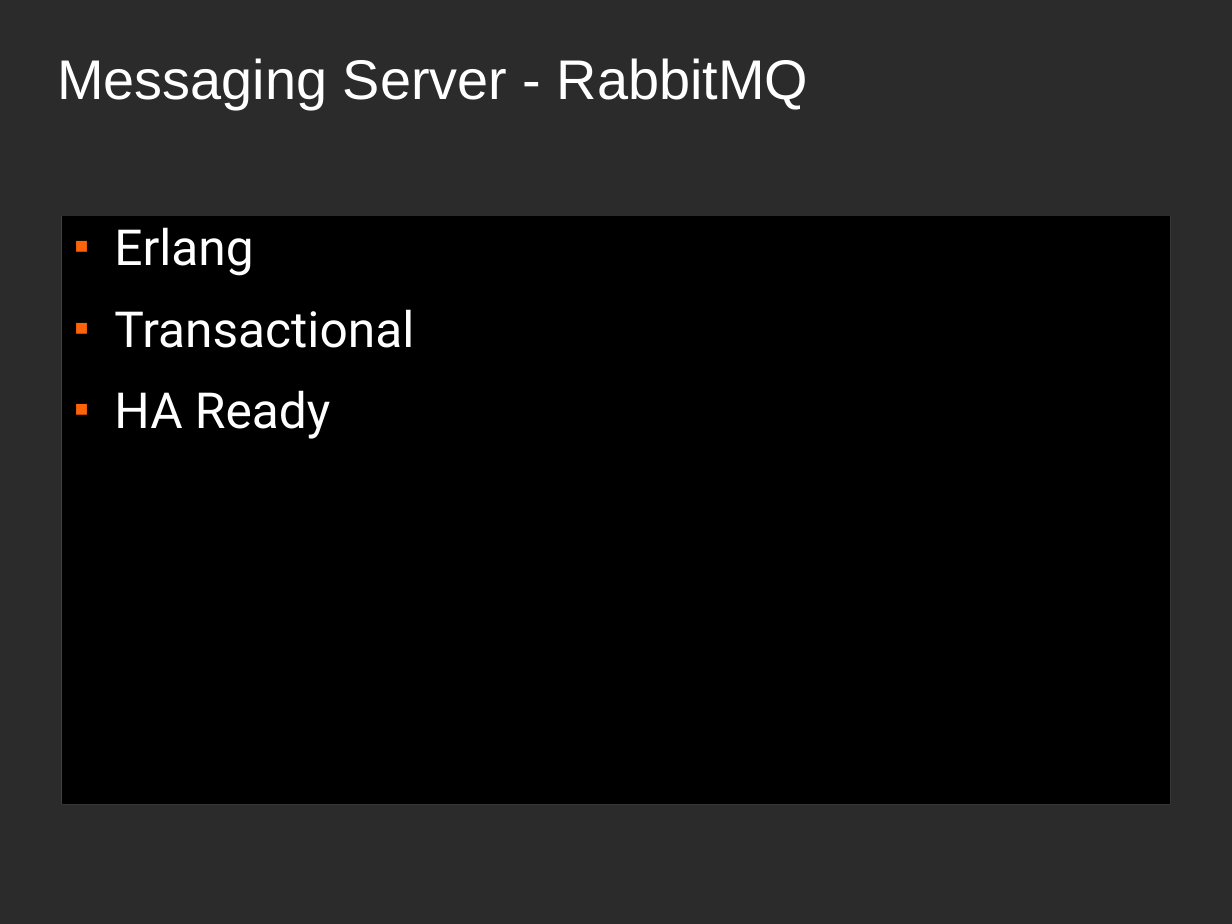
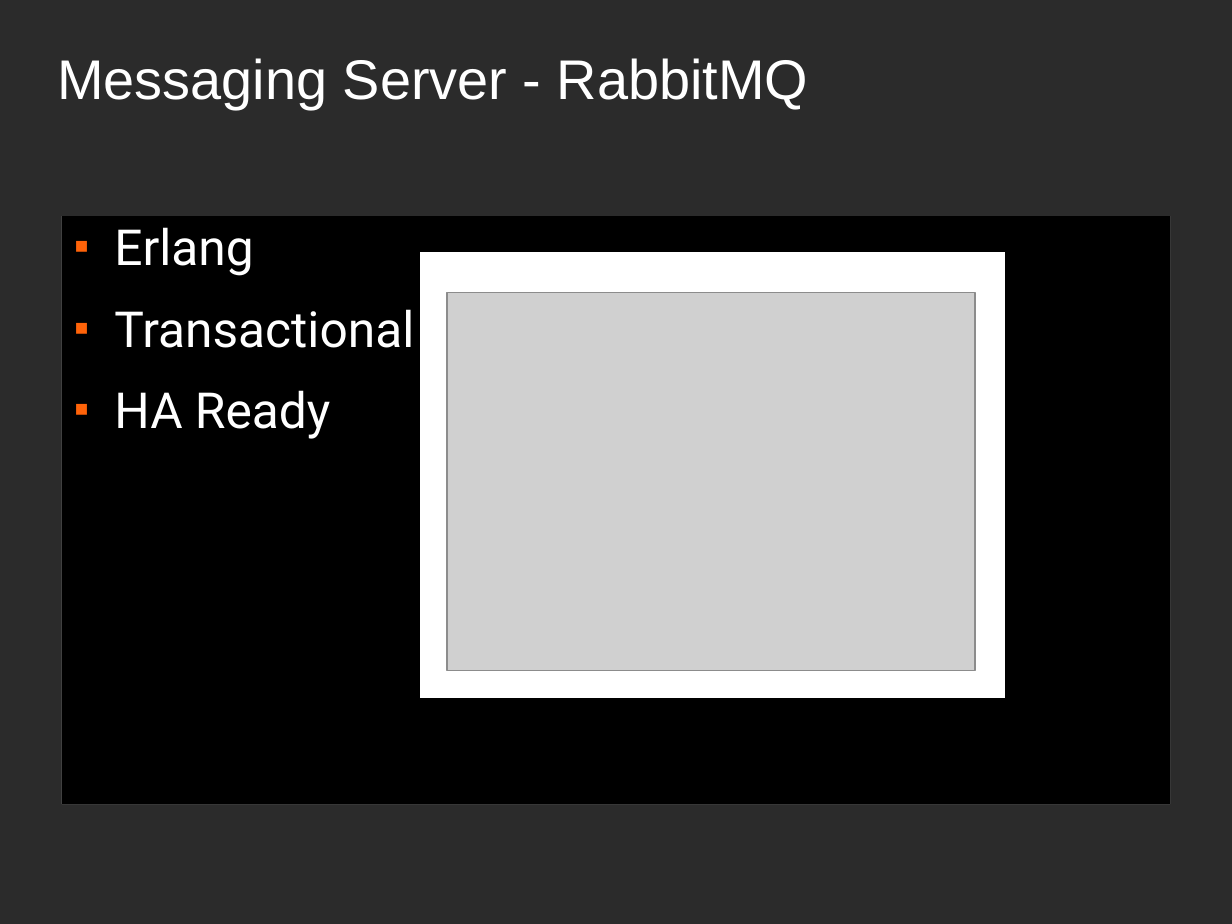
Before and after one commit to mitechie/celerytalk, a slide deck: slide 28 of headshrinker/codemash.odp (slide 27 before the commit). Drawn at 1232x924 pixels with LibreOffice and Linux fonts; fonts in the diff are those of the drawing; grey boxes stand for pictures; background and template pictures are left out; a plain dark background stands for a picture behind light text. Boxes give left, top, right and bottom in pixels: in the first picture for what was removed or moved away, otherwise in the second. Text is boxed around its words. In the diff, an @@ line names an element or a change of style, - is before the commit and + after.

```diff
--- a/headshrinker/codemash.odp
+++ b/headshrinker/codemash.odp
@@ rectangle added at bbox=[419, 252, 1006, 699], fill #FFFFFF, outline #000000 0 pt @@
@@ picture added at bbox=[447, 292, 975, 671] @@
```
Also in this commit, not shown: 8 other slides changed, 2 slides added, 6 other files.
